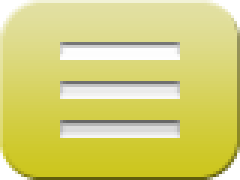
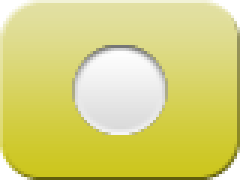
Layer changes from the first 240×180 image to the second:
hid "Color Fill 3" over [60, 42, 180, 138]
showed "Vector Smart Object" (2nd of 2) over [72, 45, 168, 135]
